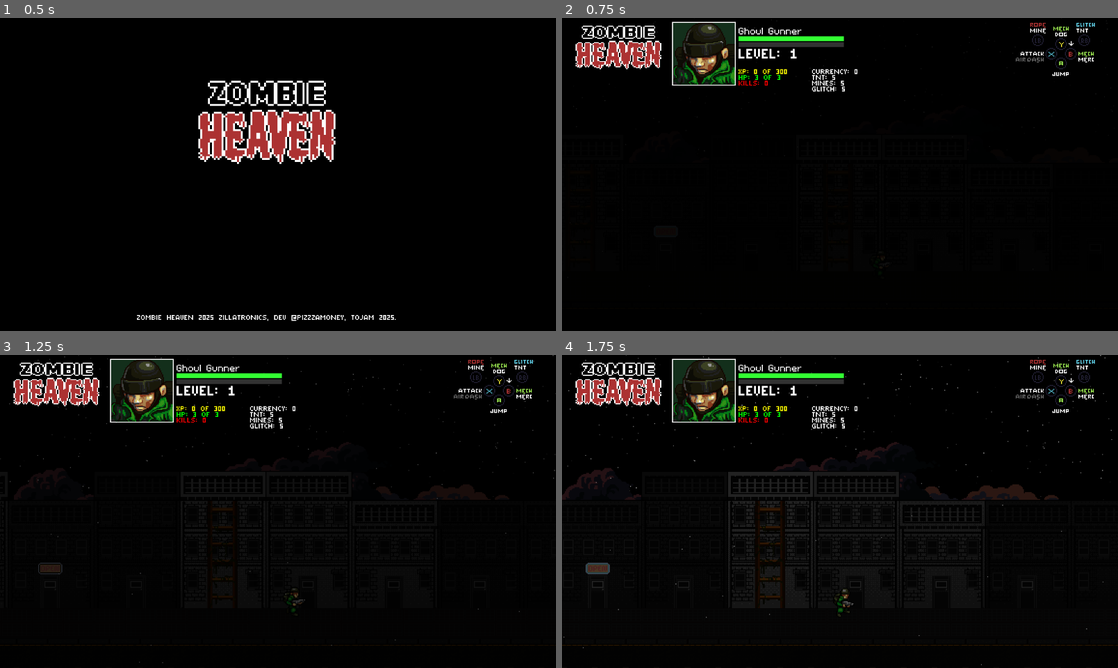
Above: before the commit, frames 1-4 (two rows, left to right).
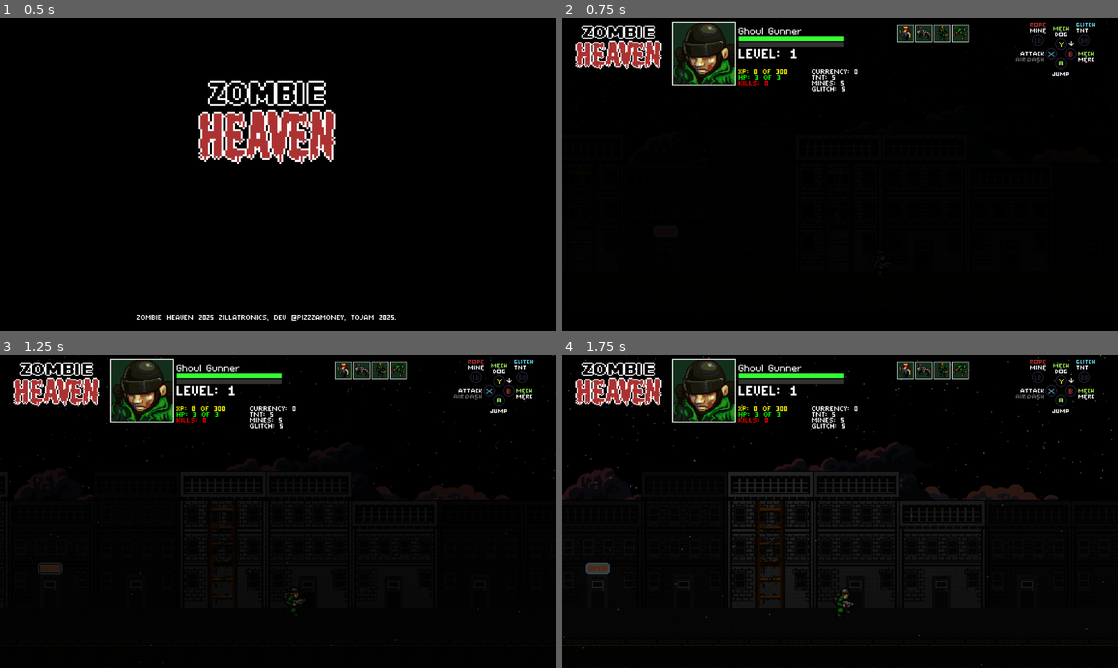
Above: after the commit, the same moments.

Repository: Tekknobot/ZombieSlug
Game: Godot game, scene res://Scenes/Titlescreen.tscn
Same seed, same stepped clock (60 frames per second), same inputs: the game is played once before the commit and once after it.
Inputs:
- Up to frame 1 (0.5 s): no input
- Up to frame 2 (0.75 s): tap Enter (ui_accept) at 0.5 s; hold Right (ui_right) from 0.53 s (still down)
- Up to frame 3 (1.25 s): keep holding Right (ui_right); tap Enter (ui_accept) at 0.77 s
- Up to frame 4 (1.75 s): release Right (ui_right) at 1.28 s; hold Down (ui_down) from 1.28 s (still down); tap Enter (ui_accept) at 1.52 s

Frame 1 is identical in both runs. In frame 2, 0.6% of the frame differs, in the area x 60-74%, y 2-8%; in frame 3, 0.6%; in frame 4, 0.6%.

Commit message:
Add cooldown UI.

Diff:
--- a/Scenes/Main.tscn
+++ b/Scenes/Main.tscn
@@ -16,7 +16,11 @@
 [ext_resource type="Texture2D" uid="uid://d6tx3n2lbkp3" path="res://Scenes/Titlescreen/Logotype.png" id="9_djqjv"]
 [ext_resource type="PackedScene" path="res://Scenes/Effects/StarNight.tscn" id="10_eeh2b"]
 [ext_resource type="Script" path="res://Scripts/healthbar.gd" id="10_j2nv3"]
+[ext_resource type="Texture2D" uid="uid://d2mtq3d5joemr" path="res://Portraits/Zombies/Rambo_portrait.png" id="17_7laas"]
+[ext_resource type="Texture2D" uid="uid://cle37oiwj581m" path="res://Portraits/Zombies/Dog_portrait.png" id="18_p40qc"]
+[ext_resource type="Texture2D" uid="uid://bedrjpys37gnq" path="res://Assets/Meks/M1/m1idle_1.png" id="19_k767o"]
 [ext_resource type="PackedScene" uid="uid://5r7h532lidgw" path="res://Scenes/Sprites/block.tscn" id="20_5cnqw"]
+[ext_resource type="Texture2D" uid="uid://dfrankfy0q8v1" path="res://Assets/Meks/M2/m2idle_1.png" id="20_5u86s"]
 [ext_resource type="Script" path="res://Scripts/block_manager.gd" id="20_omn77"]
 [ext_resource type="Script" path="res://Scenes/helicopter_spawner.gd" id="23_vhlg4"]
 [ext_resource type="Script" path="res://Scripts/music_random.gd" id="25_te7ld"]
@@ -30,6 +34,62 @@
 shader_parameter/glow_color = Vector3(1, 0.8, 0.2)
 
 [sub_resource type="StyleBoxFlat" id="StyleBoxFlat_25318"]
+bg_color = Color(0.0745098, 0.184314, 0.105882, 1)
+border_width_left = 1
+border_width_top = 1
+border_width_right = 1
+border_width_bottom = 1
+border_color = Color(1, 1, 1, 1)
+
+[sub_resource type="ShaderMaterial" id="ShaderMaterial_6t3ug"]
+shader = ExtResource("8_4q5fy")
+shader_parameter/active = false
+shader_parameter/pulse_speed = 6.0
+shader_parameter/glow_color = Vector3(1, 0.8, 0.2)
+
+[sub_resource type="StyleBoxFlat" id="StyleBoxFlat_1k30t"]
+bg_color = Color(0.0745098, 0.184314, 0.105882, 1)
+border_width_left = 1
+border_width_top = 1
+border_width_right = 1
+border_width_bottom = 1
+border_color = Color(1, 1, 1, 1)
+
+[sub_resource type="ShaderMaterial" id="ShaderMaterial_x0cnh"]
+shader = ExtResource("8_4q5fy")
+shader_parameter/active = false
+shader_parameter/pulse_speed = 6.0
+shader_parameter/glow_color = Vector3(1, 0.8, 0.2)
+
+[sub_resource type="StyleBoxFlat" id="StyleBoxFlat_gkd0k"]
+bg_color = Color(0.0745098, 0.184314, 0.105882, 1)
+border_width_left = 1
+border_width_top = 1
+border_width_right = 1
+border_width_bottom = 1
+border_color = Color(1, 1, 1, 1)
+
+[sub_resource type="ShaderMaterial" id="ShaderMaterial_q8v7c"]
+shader = ExtResource("8_4q5fy")
+shader_parameter/active = false
+shader_parameter/pulse_speed = 6.0
+shader_parameter/glow_color = Vector3(1, 0.8, 0.2)
+
+[sub_resource type="StyleBoxFlat" id="StyleBoxFlat_b7tma"]
+bg_color = Color(0.0745098, 0.184314, 0.105882, 1)
+border_width_left = 1
+border_width_top = 1
+border_width_right = 1
+border_width_bottom = 1
+border_color = Color(1, 1, 1, 1)
+
+[sub_resource type="ShaderMaterial" id="ShaderMaterial_notjr"]
+shader = ExtResource("8_4q5fy")
+shader_parameter/active = false
+shader_parameter/pulse_speed = 6.0
+shader_parameter/glow_color = Vector3(1, 0.8, 0.2)
+
+[sub_resource type="StyleBoxFlat" id="StyleBoxFlat_x6xn7"]
 bg_color = Color(0.0745098, 0.184314, 0.105882, 1)
 border_width_left = 1
 border_width_top = 1
@@ -159,6 +219,83 @@
 offset_right = 65.0
 offset_bottom = 65.0
 texture = ExtResource("6_vq0dw")
+
+[node name="Merc" type="Panel" parent="HUD/TopLeft"]
+material = SubResource("ShaderMaterial_6t3ug")
+layout_mode = 0
+offset_left = 347.0
+offset_top = 7.0
+offset_right = 382.0
+offset_bottom = 43.0
+scale = Vector2(0.5, 0.5)
+theme_override_styles/panel = SubResource("StyleBoxFlat_1k30t")
+
+[node name="Portrait" type="TextureRect" parent="HUD/TopLeft/Merc"]
+material = SubResource("ShaderMaterial_od7e4")
+layout_mode = 0
+offset_left = -14.0
+offset_top = -15.0
+offset_right = 50.0
+offset_bottom = 49.0
+texture = ExtResource("17_7laas")
+
+[node name="Dog" type="Panel" parent="HUD/TopLeft"]
+material = SubResource("ShaderMaterial_x0cnh")
+layout_mode = 0
+offset_left = 366.0
+offset_top = 7.0
+offset_right = 401.0
+offset_bottom = 43.0
+scale = Vector2(0.5, 0.5)
+theme_override_styles/panel = SubResource("StyleBoxFlat_gkd0k")
+
+[node name="Portrait" type="TextureRect" parent="HUD/TopLeft/Dog"]
+material = SubResource("ShaderMaterial_od7e4")
+layout_mode = 0
+offset_left = -14.0
+offset_top = -15.0
+offset_right = 50.0
+offset_bottom = 49.0
+texture = ExtResource("18_p40qc")
+
+[node name="Mech" type="Panel" parent="HUD/TopLeft"]
+material = SubResource("ShaderMaterial_q8v7c")
+layout_mode = 0
+offset_left = 384.5
+offset_top = 7.0
+offset_right = 419.5
+offset_bottom = 43.0
+scale = Vector2(0.5, 0.5)
+theme_override_styles/panel = SubResource("StyleBoxFlat_b7tma")
+
+[node name="Portrait" type="TextureRect" parent="HUD/TopLeft/Mech"]
+material = SubResource("ShaderMaterial_od7e4")
+layout_mode = 0
+offset_left = 4.0
+offset_top = -4.0
+offset_right = 68.0
+offset_bottom = 76.0
+texture = ExtResource("19_k767o")
+stretch_mode = 4
+
+[node name="Panther" type="Panel" parent="HUD/TopLeft"]
+material = SubResource("ShaderMaterial_notjr")
+layout_mode = 0
+offset_left = 403.5
+offset_top = 7.0
+offset_right = 438.5
+offset_bottom = 43.0
+scale = Vector2(0.5, 0.5)
+theme_override_styles/panel = SubResource("StyleBoxFlat_x6xn7")
+
+[node name="Portrait" type="TextureRect" parent="HUD/TopLeft/Panther"]
+material = SubResource("ShaderMaterial_od7e4")
+layout_mode = 0
+offset_left = 1.5
+offset_right = 65.5
+offset_bottom = 65.0
+texture = ExtResource("20_5u86s")
+stretch_mode = 4
 
 [node name="Name" type="RichTextLabel" parent="HUD/TopLeft"]
 layout_mode = 0
--- a/Scripts/hud.gd
+++ b/Scripts/hud.gd
@@ -14,6 +14,16 @@
 @onready var mines_label  		= $TopLeft/Bumpers/MINES  			as RichTextLabel
 @onready var shock_label 		= $TopLeft/Bumpers/SHOCK 			as RichTextLabel
 
+@onready var merc_portrait    = $TopLeft/Merc    as Panel
+@onready var dog_portrait     = $TopLeft/Dog     as Panel
+@onready var mech_portrait    = $TopLeft/Mech    as Panel
+@onready var panther_portrait = $TopLeft/Panther as Panel
+
+@export var merc_cooldown_time:     float = 20.0
+@export var dog_cooldown_time:      float = 20.0
+@export var mech_cooldown_time:     float = 20.0
+@export var panther_cooldown_time:  float = 20.0
+
 var level_names := [
 	"Ghoul Gunner","Cadaver Crusher","Undead Eradicator","Corpse Conqueror",
 	"Plague Purifier","Decay Destroyer","Rot Ranger","Necro Nemesis",
@@ -26,6 +36,12 @@
 
 func _ready() -> void:
 	var stats = Playerstats
+
+	# connect ally-used signals
+	stats.connect("merc_used",    Callable(self, "_on_merc_used"))
+	stats.connect("dog_used",     Callable(self, "_on_dog_used"))
+	stats.connect("mech_used",    Callable(self, "_on_mech_used"))
+	stats.connect("panther_used", Callable(self, "_on_panther_used"))
 
 	# initialize
 	kills_label.text      = "Kills: %d"  % stats.kills
@@ -90,3 +106,26 @@
 
 func _on_currency_changed(s: int) -> void:
 	currency_label.text = "CURRENCY: %d" % s
+
+func _on_merc_used() -> void:
+	_start_cooldown(merc_portrait, merc_cooldown_time)
+
+func _on_dog_used() -> void:
+	_start_cooldown(dog_portrait, dog_cooldown_time)
+
+func _on_mech_used() -> void:
+	_start_cooldown(mech_portrait, mech_cooldown_time)
+
+func _on_panther_used() -> void:
+	_start_cooldown(panther_portrait, panther_cooldown_time)
+
+# Helper to tween a panel’s alpha from fully opaque→transparent over `duration`.
+func _start_cooldown(panel: Panel, duration: float) -> void:
+	# Ensure it’s visible & fully opaque at start
+	panel.modulate.a = 0.0
+
+	# Create a tween on the panel
+	var tw = panel.create_tween()
+	# Over `duration`, animate its alpha down to 0
+	tw.tween_property(panel, "modulate:a", 1.0, duration)
+	tw.play()
--- a/Scripts/playerstats.gd
+++ b/Scripts/playerstats.gd
@@ -30,7 +30,17 @@
 
 var currency = 0
 
+signal merc_used
+signal dog_used
+signal mech_used
+signal panther_used
+
 func _ready() -> void:
+	self.connect("dog_used",     Callable(self, "_on_dog_used"))
+	self.connect("mech_used",    Callable(self, "_on_mech_used"))
+	self.connect("merc_used",    Callable(self, "_on_merc_used"))
+	self.connect("panther_used", Callable(self, "_on_panther_used"))
+
 	# Initialize default values
 	health   = max_health
 	xp       = 0
--- a/Scripts/soldier.gd
+++ b/Scripts/soldier.gd
@@ -254,18 +254,23 @@
 		if Input.is_action_pressed("ui_down") and mech_cooldown_timer.is_stopped():
 			_spawn_mech()
 			mech_cooldown_timer.start()
+			Playerstats.emit_signal("mech_used")
 		elif dog_cooldown_timer.is_stopped():
 			_spawn_dog()
 			dog_cooldown_timer.start()
+			Playerstats.emit_signal("dog_used")
+
 
 	# ——— Summon Merc or Mech Panther ———
 	if Input.is_action_just_pressed("merc"):
 		if Input.is_action_pressed("ui_down") and mech_panther_cooldown_timer.is_stopped():
 			_spawn_mech_panther()
 			mech_panther_cooldown_timer.start()
+			Playerstats.emit_signal("panther_used")
 		elif merc_cooldown_timer.is_stopped():
 			_spawn_merc()
 			merc_cooldown_timer.start()
+			Playerstats.emit_signal("merc_used")
 
 	if on_roof and Input.is_action_just_pressed("shock") and shock_timer.is_stopped():
 		_perform_roof_shock()
Not shown: 1 places in Scenes/Main.tscn that only renumber resources
